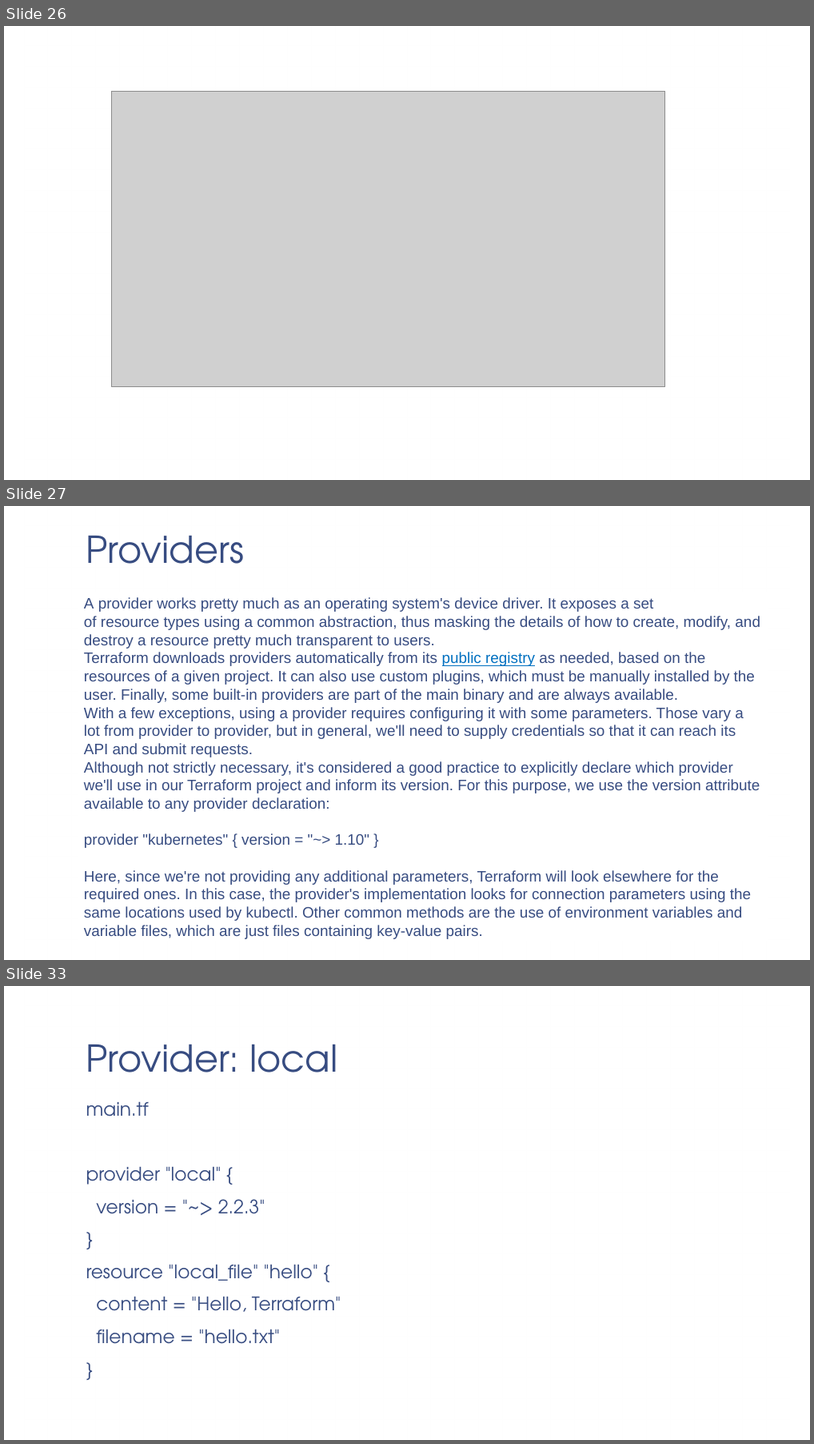
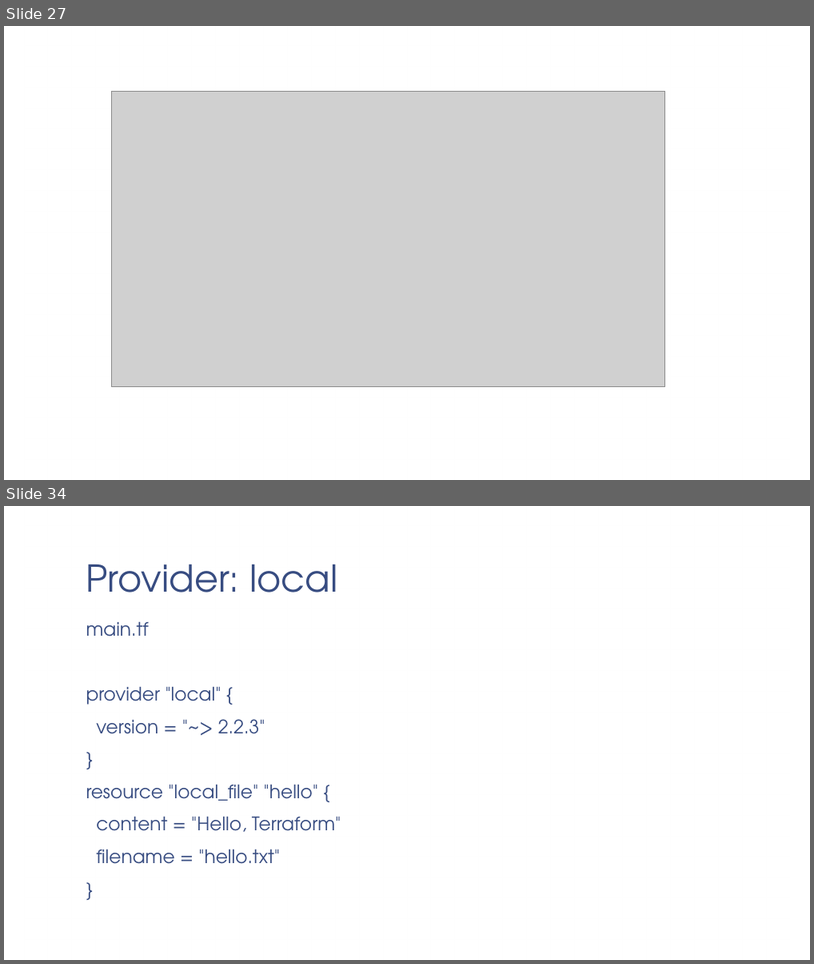
Before and after one commit to iu5git/DevOps, a slide deck: Лекции/Лекция11/Лекция_Terraform.pptx. Shown one above the other, each under a label of ours: slides 26, 27 and 33 before the commit, slides 27 and 34 after it; the slides between them are not shown. The pictures are 814x1444 and 814x964 pixels, drawn with LibreOffice and Linux fonts; fonts in the diff are those of the drawing; grey boxes stand for pictures; background and template pictures are left out. Boxes give left, top, right and bottom in pixels: in the first picture for what was removed or moved away, otherwise in the second. Text is boxed around its words. In the diff, an @@ line names an element or a change of style, - is before the commit and + after.

Commit message:
terraform

```diff
--- a/Лекции/Лекция11/Лекция_Terraform.pptx
+++ b/Лекции/Лекция11/Лекция_Terraform.pptx
@@ slide 27 removed at [4, 506, 810, 960], background picture (left out); not listed: 1 template element that a slide beside it also shows @@
@@ title removed at [86, 536, 245, 564] @@
-Providers
@@ text removed at [84, 597, 761, 939] @@
-A provider works pretty much as an operating system's device driver. It exposes a set of resource types using a common abstraction, thus masking the details of how to create, modify, and destroy a resource pretty much transparent to users.
-Terraform downloads providers automatically from its public registry as needed, based on the resources of a given project. It can also use custom plugins, which must be manually installed by the user. Finally, some built-in providers are part of the main binary and are always available.
-With a few exceptions, using a provider requires configuring it with some parameters. Those vary a lot from provider to provider, but in general, we'll need to supply credentials so that it can reach its API and submit requests.
-Although not strictly necessary, it's considered a good practice to explicitly declare which provider we'll use in our Terraform project and inform its version. For this purpose, we use the version attribute available to any provider declaration:
-provider "kubernetes" { version = "~> 1.10" }
-Here, since we're not providing any additional parameters, Terraform will look elsewhere for the required ones. In this case, the provider's implementation looks for connection parameters using the same locations used by kubectl. Other common methods are the use of environment variables and variable files, which are just files containing key-value pairs.
@@ what was slide 26 is now slide 27 @@
@@ what was slide 33 is now slide 34 @@
```
Also in this commit, not shown: 22 slides changed, 7 slides added, 3 other slides removed, 2 other files.
